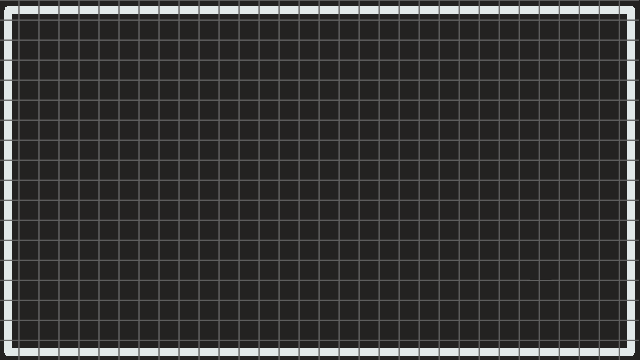
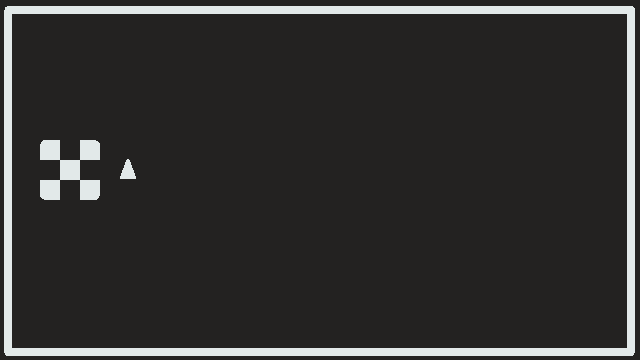
Layered file, before and after one edit (640 x 360). Changes by layer:
hid "GRADE20X20", opacity 100% → 37%, painted on it over [left=0, top=0, right=639, bottom=360]
showed group "Tiles-Ground" (5 layers) over [left=0, top=128, right=128, bottom=256]
added layer "Pintar camada 6" above "UI_Moldura" over [left=64, top=64, right=192, bottom=256]
painted on "UI_Moldura" over [left=0, top=0, right=639, bottom=360]
painted on "Copiar de Pintar camada 2" (2nd of 2) over [left=0, top=0, right=639, bottom=360]
